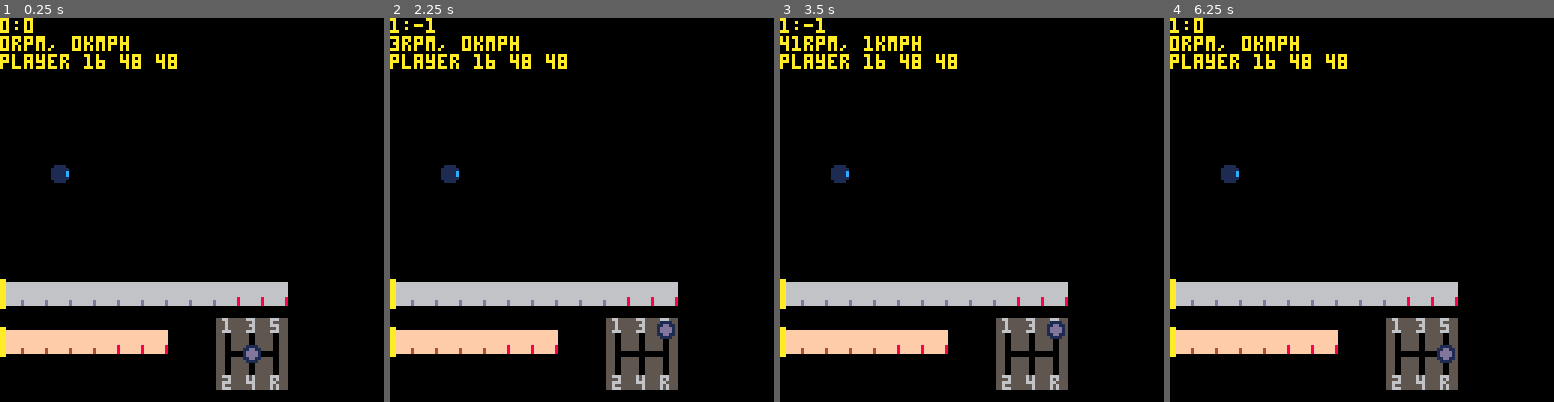
Above: before the commit, frames 1-4 (left to right).
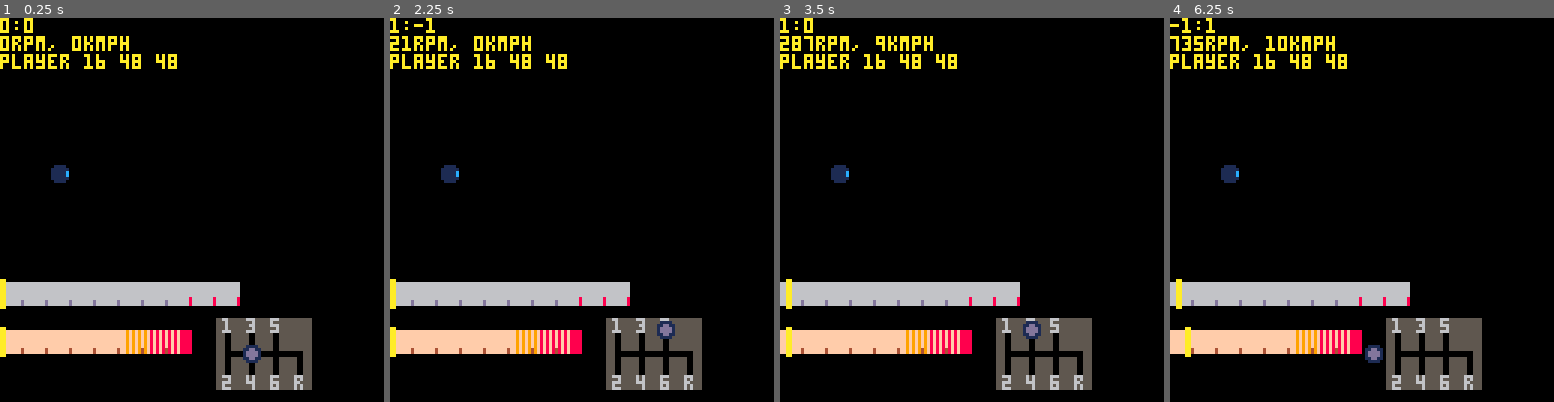
Above: after the commit, the same moments.

Repository: VedVid/PICOdrag
Game: PICO-8 cartridge picodrag.p8
The game is run twice, just before and just after one commit, with the same random seed, the same clock (stepped at 60 frames per second) and the same inputs.
Inputs:
- Up to frame 1 (0.25 s): no input
- Up to frame 2 (2.25 s): hold Right 1.6-2.1 s; hold Up from 2.15 s (still down)
- Up to frame 3 (3.5 s): release Up at 2.42 s; hold Right 2.47-3.03 s; hold Left from 3.08 s (still down)
- Up to frame 4 (6.25 s): release Left at 3.58 s; hold Down 3.63-3.97 s; hold Right 4.02-4.68 s; hold Up 4.73-5.03 s; hold Left 5.08-5.68 s; hold Down 5.73-6.03 s; hold Right from 6.08 s (still down)

The runs differ from the first frame. In frame 1, 2.7% of the frame differs, in the area x 30-82%, y 68-97%; in frame 2, 3.1%; in frame 3, 4.2%; in frame 4, 4.4%, in the area x 0-82%, y 0-97%.

Commit message:
Nicer tachometer

Diff:
--- a/picodrag.p8
+++ b/picodrag.p8
@@ -82,8 +82,8 @@
   add(sprites, 17)
  end
  add(sprites, 18)
- add(sprites, 18)
- add(sprites, 18)
+ add(sprites, 19)
+ add(sprites, 20)
  return
   create_gauge(x, y, sprites)
 end
@@ -97,7 +97,7 @@
  gearbox.back = {}
  if car.gears_data[6] then
   gearbox.back.sprites = {
-   {5,6,7,20},
+   {5,6,7,4},
    {21,22,22,24},
    {37,38,39,40}}
  else
@@ -370,7 +370,7 @@
 end
 
 function make_car()
- return make_abarth()
+ return make_honda()
 end
 
 function make_honda()
@@ -593,22 +593,22 @@
 --              (30 * gear_ratio * final_ratio)
 
 __gfx__
-00000000666666666666666600000000000000005566555555666555556665550000000000000000000000008888888800000000000000000000000000000000
-00000000666666666666666600000000000000005556555555556555556555550000000000111100000000006666666600000000000000000000000000000000
-007007006666666666666666000000000000000055565555555665555566655500000000011dd110000000006666666600000000000000000000000000000000
-00077000666666666666666600000000000000005556555555556555555565550000000001dddd10000000006666666600000000000000000000000000000000
-00077000666666666666666600000000000000005566655555666555556665550000000001dddd10000000006666666600000000000000000000000000000000
-007007006666666666666668000000000000000055500555555005555550055500000000011dd110000000006666666600000000000000000000000000000000
-000000006666666d6666666800000000000000005550055555500555555005550000000000111100000000006666666600000000000000000000000000000000
-000000006666666d6666666800000000000000005550055555500555555005550000000000000000000000008888888800000000000000000000000000000000
-00000000ffffffffffffffff00000000555555555550055555500555555005555555555500000000000000000000000000000000000000000000000000000000
-00000000ffffffffffffffff00000000555555555550055555500555555005555555555500000000000000000000000000000000000000000000000000000000
-00000000ffffffffffffffff00000000555555555550055555500555555005555555555500000000000000000000000000000000000000000000000000000000
-00000000ffffffffffffffff00000000555555555550000000000000000005550000055500000000000000000000000000000000000000000000000000000000
-00000000ffffffffffffffff00000000555555555550000000000000000005550000055500000000000000000000000000000000000000000000000000000000
-00000000fffffffffffffff800000000555555555550055555500555555005555550055500000000000000000000000000000000000000000000000000000000
-00000000fffffff4fffffff800000000555555555550055555500555555005555550055500000000000000000000000000000000000000000000000000000000
-00000000fffffff4fffffff800000000555555555550055555500555555005555550055500000000000000000000000000000000000000000000000000000000
+00000000666666666666666600000000555555555566555555666555556665550000000000000000000000008888888800000000000000000000000000000000
+00000000666666666666666600000000555555555556555555556555556555550000000000111100000000006666666600000000000000000000000000000000
+007007006666666666666666000000005555555555565555555665555566655500000000011dd110000000006666666600000000000000000000000000000000
+00077000666666666666666600000000555555555556555555556555555565550000000001dddd10000000006666666600000000000000000000000000000000
+00077000666666666666666600000000555555555566655555666555556665550000000001dddd10000000006666666600000000000000000000000000000000
+007007006666666666666668000000005555555555500555555005555550055500000000011dd110000000006666666600000000000000000000000000000000
+000000006666666d6666666800000000555555555550055555500555555005550000000000111100000000006666666600000000000000000000000000000000
+000000006666666d6666666800000000555555555550055555500555555005550000000000000000000000008888888800000000000000000000000000000000
+00000000ffffffffff9f9f9f9f8f8f8f8f8f88885550055555500555555005555555555500000000000000000000000000000000000000000000000000000000
+00000000ffffffffff9f9f9f9f8f8f8f8f8f88885550055555500555555005555555555500000000000000000000000000000000000000000000000000000000
+00000000ffffffffff9f9f9f9f8f8f8f8f8f88885550055555500555555005555555555500000000000000000000000000000000000000000000000000000000
+00000000ffffffffff9f9f9f9f8f8f8f8f8f88885550000000000000000005550000055500000000000000000000000000000000000000000000000000000000
+00000000ffffffffff9f9f9f9f8f8f8f8f8f88885550000000000000000005550000055500000000000000000000000000000000000000000000000000000000
+00000000ffffffffff9f9f9f9f8f8f8f8f8f88885550055555500555555005555550055500000000000000000000000000000000000000000000000000000000
+00000000fffffff4ff9f9f949f8f8f848f8f88885550055555500555555005555550055500000000000000000000000000000000000000000000000000000000
+00000000fffffff4ff9f9f949f8f8f848f8f88885550055555500555555005555550055500000000000000000000000000000000000000000000000000000000
 00000000000000000000000000000000000000005550055555500555555005555550055500000000000000000000000000000000000000000000000000000000
 00000000000000000000000000000000000000005550055555500555555005555550055500000000000000000000000000000000000000000000000000000000
 00000000000000000000000000000000000000005550055555500555555005555550055500000000000000000000000000000000000000000000000000000000
